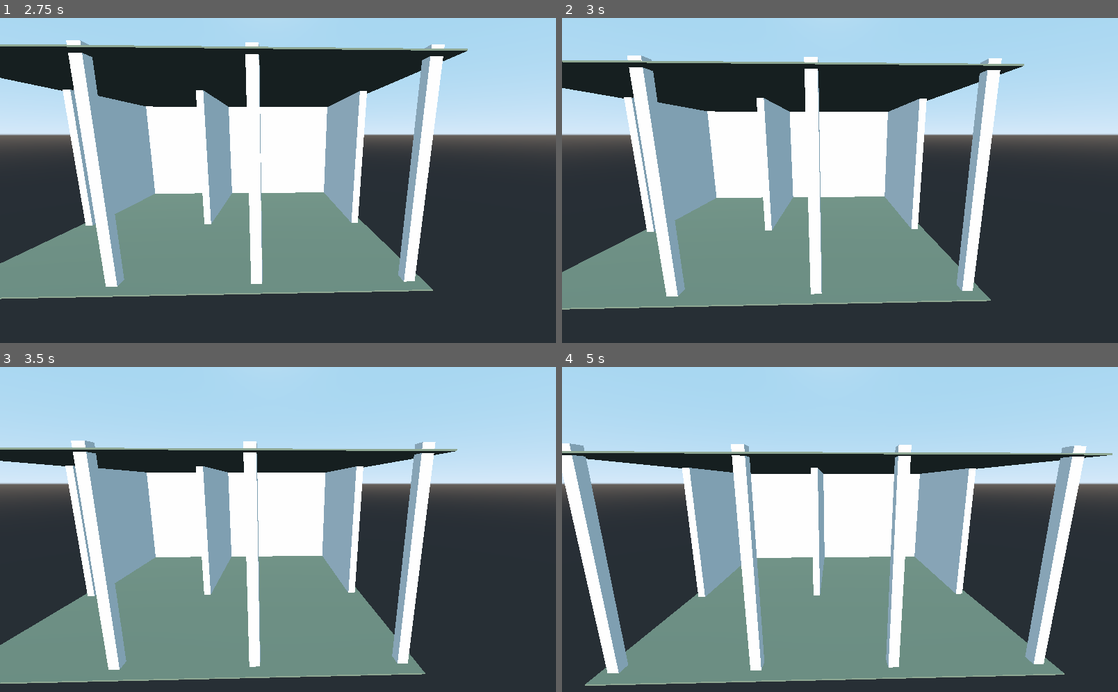
Above: before the commit, frames 1-4 (two rows, left to right).
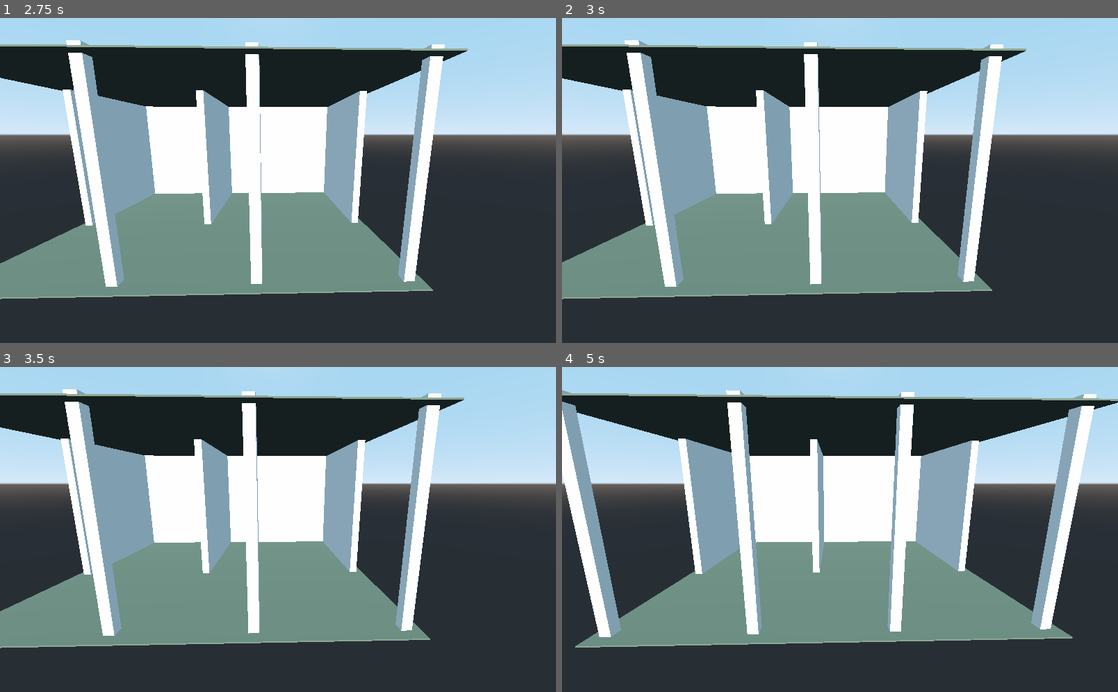
Above: after the commit, the same moments.

Repository: BakedLight/Godot-Wild-Jam-Project
Game: Godot game, scene res://Level/level.tscn
The game is run twice, just before and just after one commit, with the same random seed, the same clock (stepped at 60 frames per second) and the same inputs.
Inputs:
- Up to frame 1 (2.75 s): tap Enter at 0.5 s; hold D (move_right) 0.53-1.28 s; hold S (move_backward) 1.28-2.03 s; hold D (move_right) from 2.03 s (still down)
- Up to frame 2 (3 s): release D (move_right) at 2.78 s; hold Shift (move_up, bound only before the commit) from 2.78 s (still down)
- Up to frame 3 (3.5 s): keep holding Shift (move_up, bound only before the commit)
- Up to frame 4 (5 s): release Shift (move_up, bound only before the commit) at 3.53 s; hold A (move_left) from 3.53 s (still down)

Frame 1 is identical in both runs. In frame 2, 10% of the frame differs, in the area x 0-84%, y 6-90%; in frame 3, 29%; in frame 4, 33%, in the area x 0-100%, y 7-99%.

Commit message:
Finish Prototype Building
Haven't color it yet

Diff:
--- a/project.godot
+++ b/project.godot
@@ -40,7 +40,7 @@
 "events": [ Object(InputEventKey,"resource_local_to_scene":false,"resource_name":"","device":0,"alt":false,"shift":false,"control":false,"meta":false,"command":false,"pressed":false,"scancode":0,"physical_scancode":68,"unicode":0,"echo":false,"script":null)
  ]
 }
-move_up={
+scope={
 "deadzone": 0.5,
 "events": [ Object(InputEventKey,"resource_local_to_scene":false,"resource_name":"","device":0,"alt":false,"shift":false,"control":false,"meta":false,"command":false,"pressed":false,"scancode":0,"physical_scancode":16777237,"unicode":0,"echo":false,"script":null)
  ]
@@ -48,6 +48,11 @@
 move_down={
 "deadzone": 0.5,
 "events": [ Object(InputEventKey,"resource_local_to_scene":false,"resource_name":"","device":0,"alt":false,"shift":false,"control":false,"meta":false,"command":false,"pressed":false,"scancode":0,"physical_scancode":16777238,"unicode":0,"echo":false,"script":null)
+ ]
+}
+shoot={
+"deadzone": 0.5,
+"events": [ Object(InputEventMouseButton,"resource_local_to_scene":false,"resource_name":"","device":0,"alt":false,"shift":false,"control":false,"meta":false,"command":false,"button_mask":0,"position":Vector2( 0, 0 ),"global_position":Vector2( 0, 0 ),"factor":1.0,"button_index":1,"canceled":false,"pressed":false,"doubleclick":false,"script":null)
  ]
 }
 
